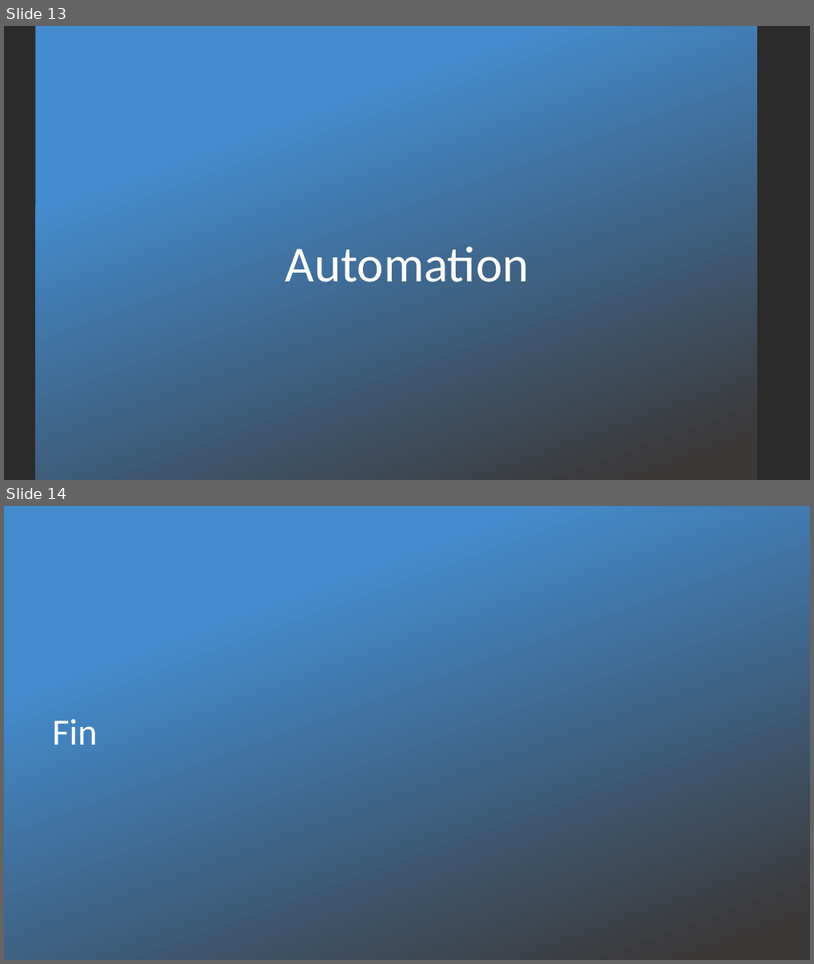
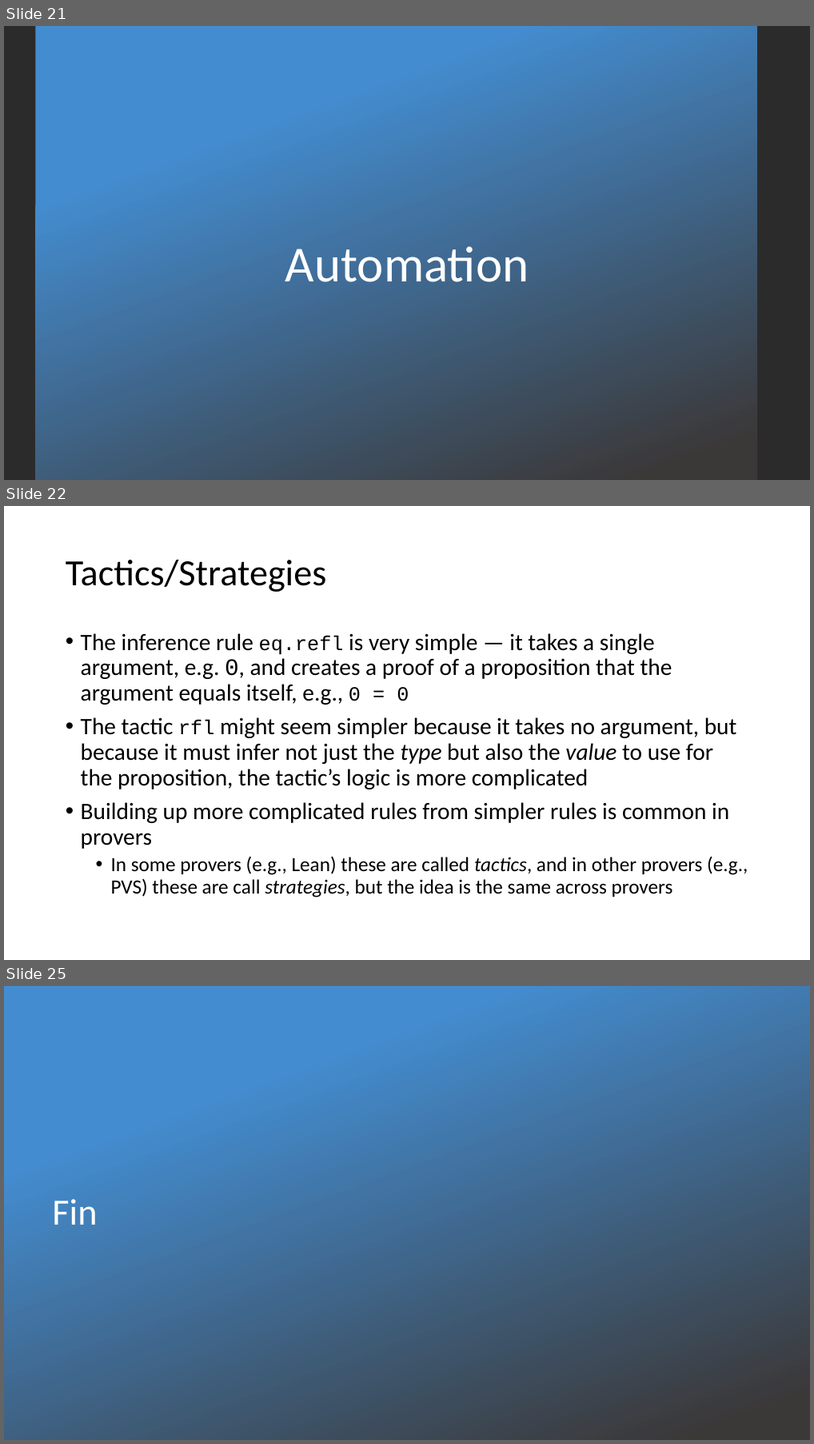
Before and after one commit to kevinsullivan/cs-dm, a slide deck: 01_Equality/Equality.pptx. Shown one above the other, each under a label of ours: slides 13 and 14 before the commit, slides 21, 22 and 25 after it; the slides between them are not shown. The pictures are 814x964 and 814x1444 pixels, drawn with LibreOffice and Linux fonts; fonts in the diff are those of the drawing; background and template pictures are left out; a plain dark background stands for a picture behind light text. Boxes give left, top, right and bottom in pixels: in the first picture for what was removed or moved away, otherwise in the second. Text is boxed around its words. In the diff, an @@ line names an element or a change of style, - is before the commit and + after.

```diff
--- a/01_Equality/Equality.pptx
+++ b/01_Equality/Equality.pptx
@@ slide 22 added at (4,506,810,960), background #FFFFFF @@
@@ title added at (66,560,326,592), 44 pt, text #000000 @@
+Tactics/Strategies
@@ text added at (81,633,748,897), 28 pt, text #000000 @@
+• The inference rule eq.refl is very simple — it takes a single argument, e.g. 0, and creates a proof of a proposition that the argument equals itself, e.g., 0 = 0
+• The tactic rfl might seem simpler because it takes no argument, but because it must infer not just the type but also the value to use for the proposition, the tactic’s logic is more complicated
+• Building up more complicated rules from simpler rules is common in provers
+  • In some provers (e.g., Lean) these are called tactics, and in other provers (e.g., PVS) these are call strategies, but the idea is the same across provers
@@ what was slide 13 is now slide 21 @@
@@ what was slide 14 is now slide 25 @@
```
Also in this commit, not shown: 3 slides changed, 11 other slides added, 1 slide removed, 2 other files.
